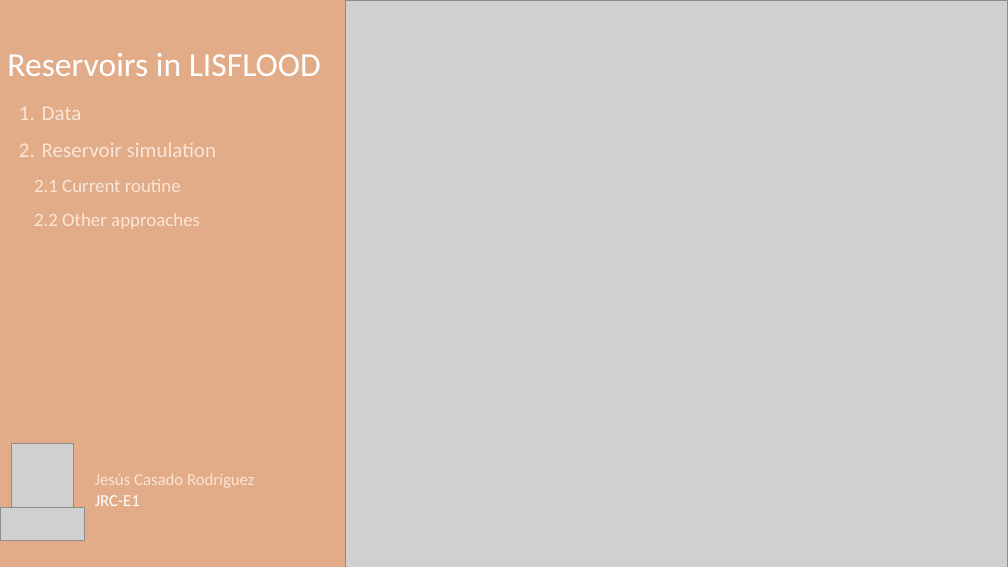
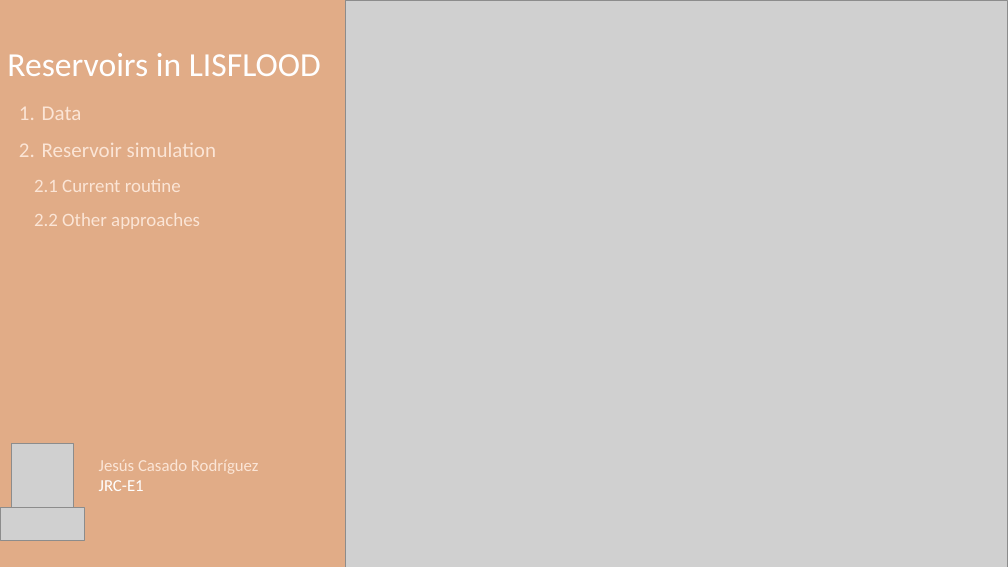
Before and after one commit to casadoj/lisflood-water_bodies, a slide deck: slide 1 of docs/meetings/20211121_D2_Gelati.pptx. Drawn at 1008x567 pixels with LibreOffice and Linux fonts; fonts in the diff are those of the drawing; grey boxes stand for pictures. Boxes give left, top, right and bottom in pixels: in the first picture for what was removed or moved away, otherwise in the second. Text is boxed around its words. In the diff, an @@ line names an element or a change of style, - is before the commit and + after.

```diff
--- a/docs/meetings/20211121_D2_Gelati.pptx
+++ b/docs/meetings/20211121_D2_Gelati.pptx
@@ text "Jesús Casado Rodríguez": place and size @@
-text "Jesús Casado Rodríguez" at [95,473,254,506]
+text "Jesús Casado Rodríguez" at [99,459,258,491]
```
Also in this commit, not shown: 2 other slides changed.
